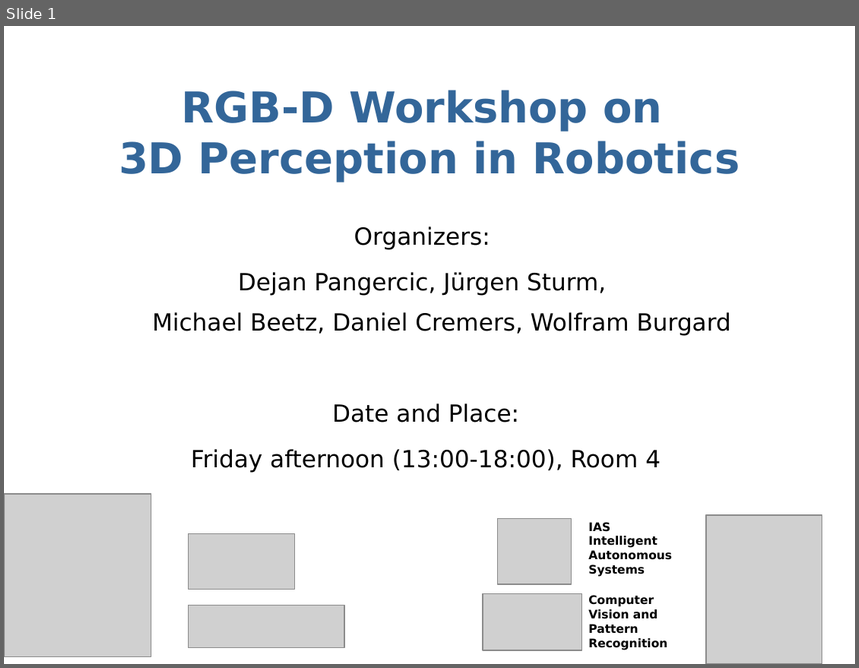
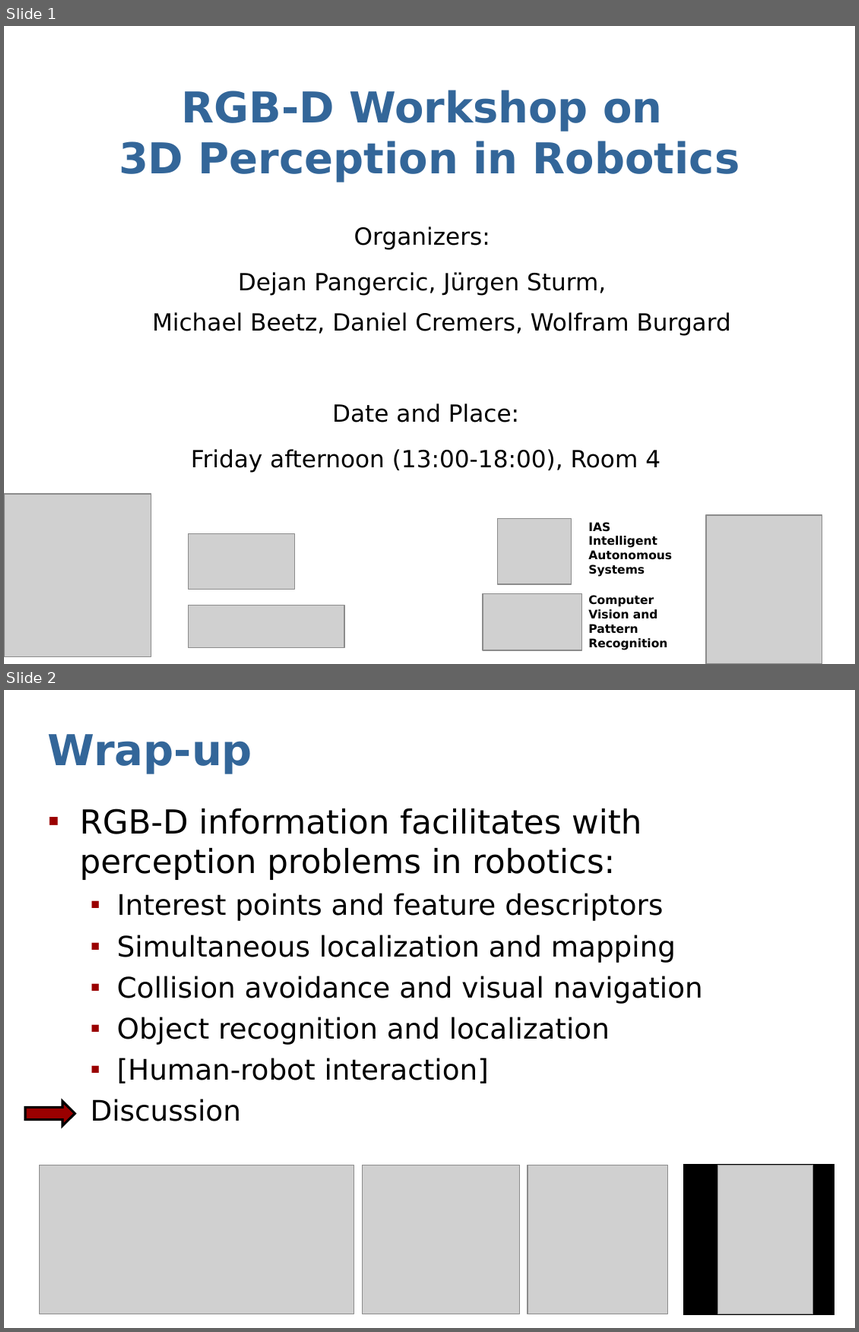
Before and after one commit to dejanpan/rgbd2011, a slide deck: presentations/sturm11rgbd-discussion.ppt. Shown one above the other, each under a label of ours: slide 1 before the commit, slides 1 and 2 after it. The pictures are 859x668 and 859x1332 pixels, drawn with LibreOffice and Linux fonts; fonts in the diff are those of the drawing; grey boxes stand for pictures. Boxes give left, top, right and bottom in pixels: in the first picture for what was removed or moved away, otherwise in the second. Text is boxed around its words. In the diff, an @@ line names an element or a change of style, - is before the commit and + after.

```diff
--- a/presentations/sturm11rgbd-discussion.ppt
+++ b/presentations/sturm11rgbd-discussion.ppt
@@ slide 2 added at <box>4,690,855,1328</box>, background #FFFFFF @@
@@ title added at <box>48,734,253,774</box>, 36 pt, text #336699, bold @@
+Wrap-up
@@ text added at <box>80,809,703,1122</box>, 24 pt, text #000000 @@
+▪ RGB-D information facilitates with perception problems in robotics:
+  ▪ Interest points and feature descriptors
+  ▪ Simultaneous localization and mapping
+  ▪ Collision avoidance and visual navigation
+  ▪ Object recognition and localization
+  ▪ [Human-robot interaction]
+  Discussion
@@ right arrow added at <box>25,1101,75,1125</box>, fill #9A0000, outline #000000 2.01 pt @@
@@ group added at <box>40,1165,834,1314</box>: 4 pictures, 1 rectangle @@
```
Also in this commit, not shown: 3 other slides added, 2 slides removed, 1 other file.
